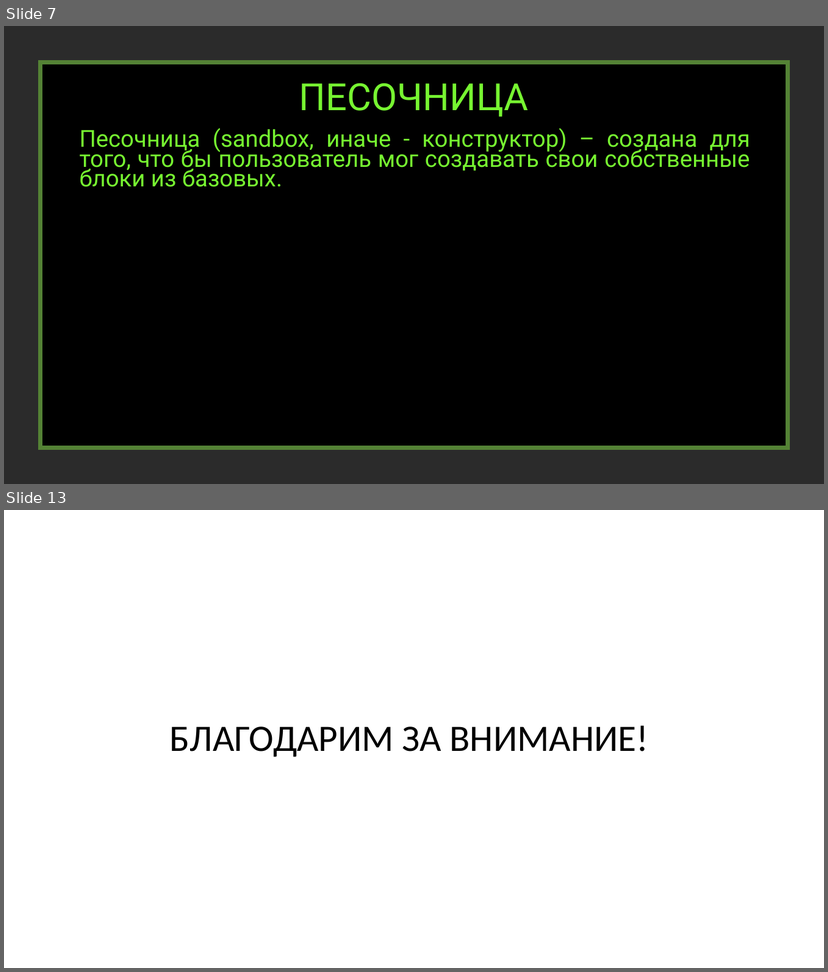
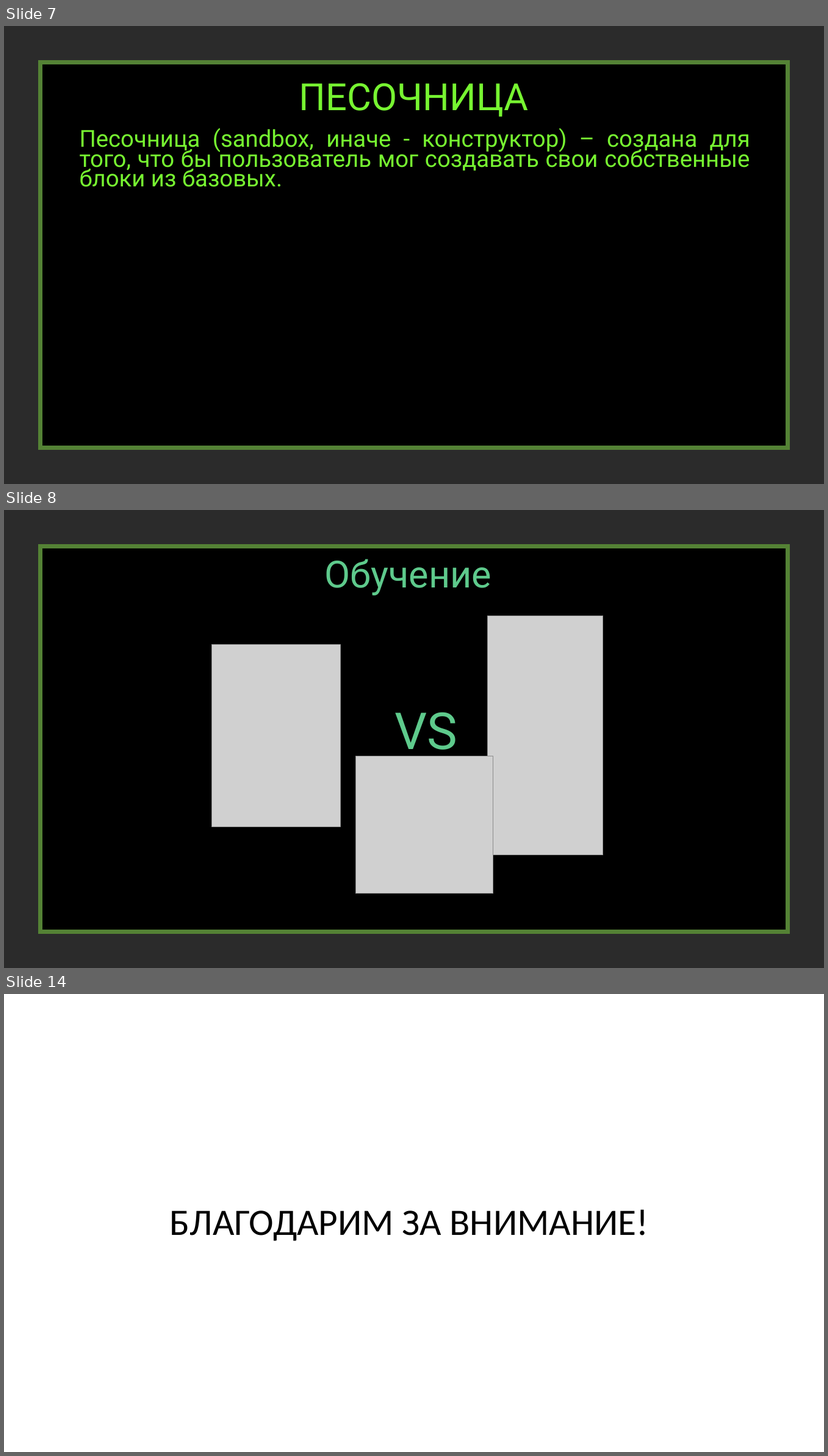
Before and after one commit to creativepix/Pygame_Logic_Functions, a slide deck: presentation.pptx. Shown one above the other, each under a label of ours: slides 7 and 13 before the commit, slides 7, 8 and 14 after it; the slides between them are not shown. The pictures are 828x972 and 828x1456 pixels, drawn with LibreOffice and Linux fonts; fonts in the diff are those of the drawing; grey boxes stand for pictures; background and template pictures are left out; a plain dark background stands for a picture behind light text. Boxes give left, top, right and bottom in pixels: in the first picture for what was removed or moved away, otherwise in the second. Text is boxed around its words. In the diff, an @@ line names an element or a change of style, - is before the commit and + after.

```diff
--- a/presentation.pptx
+++ b/presentation.pptx
@@ slide 8 added at bbox=[4, 510, 824, 968], background picture (left out) @@
@@ rectangle added at bbox=[40, 546, 787, 932], fill #000000, outline #548235 5 pt @@
@@ title added at bbox=[325, 559, 492, 595], 43.9 pt, text #5ECA8C @@
+Обучение
@@ picture added at bbox=[488, 616, 603, 855] @@
@@ picture added at bbox=[212, 644, 340, 827] @@
@@ text added at bbox=[394, 712, 457, 761], 60 pt, text #5ECA8C @@
+VS
@@ picture added at bbox=[355, 756, 493, 894] @@
@@ what was slide 13 is now slide 14 @@
```
Also in this commit, not shown: 3 slides changed, 2 other slides added, 2 slides removed.
